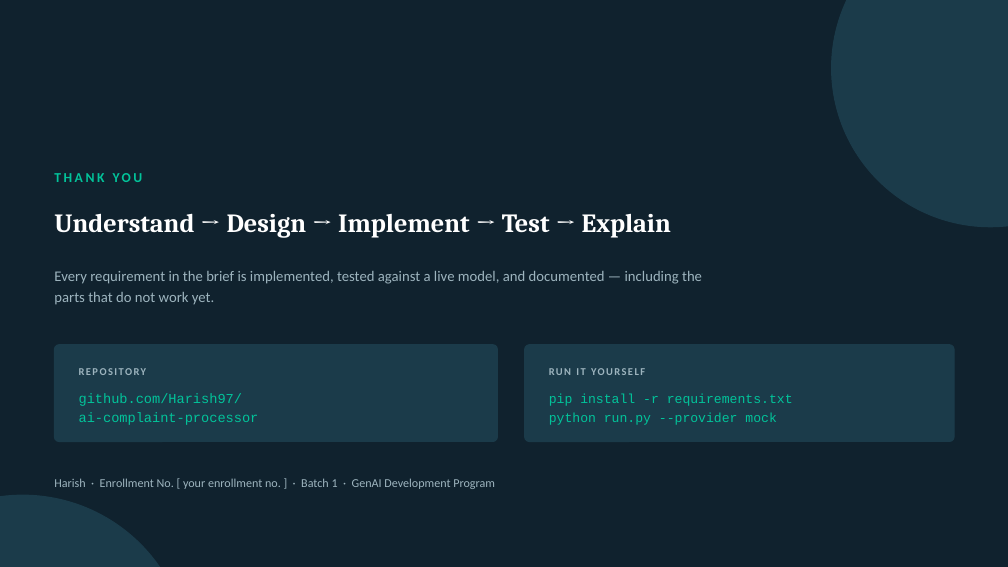
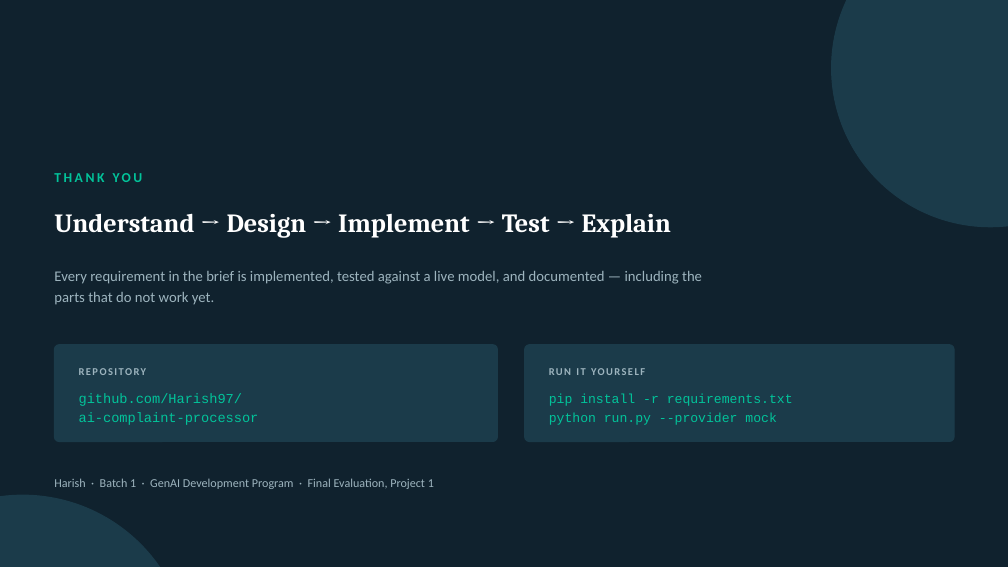
Before and after one commit to Harish97/ai-complaint-processor, a slide deck: slide 15 of docs/AI-Complaint-Processor-Final-Evaluation.pptx. Drawn at 1008x567 pixels with LibreOffice and Linux fonts; fonts in the diff are those of the drawing. Boxes give left, top, right and bottom in pixels: in the first picture for what was removed or moved away, otherwise in the second. Text is boxed around its words. In the diff, an @@ line names an element or a change of style, - is before the commit and + after.

```diff
--- a/docs/AI-Complaint-Processor-Final-Evaluation.pptx
+++ b/docs/AI-Complaint-Processor-Final-Evaluation.pptx
@@ text at (x1=54, y1=478, x2=434, y2=489): text changed @@
-Harish · Enrollment No. [ your enrollment no. ] · Batch 1 · GenAI Development Program
+Harish · Batch 1 · GenAI Development Program · Final Evaluation, Project 1
```
Also in this commit, not shown: 1 other slide changed.
